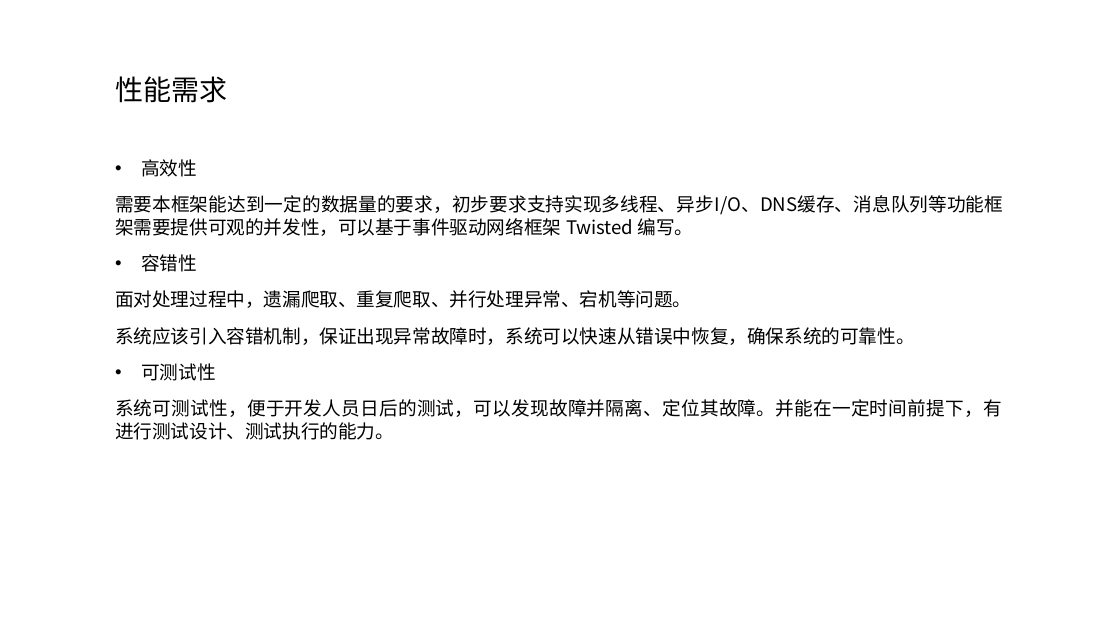
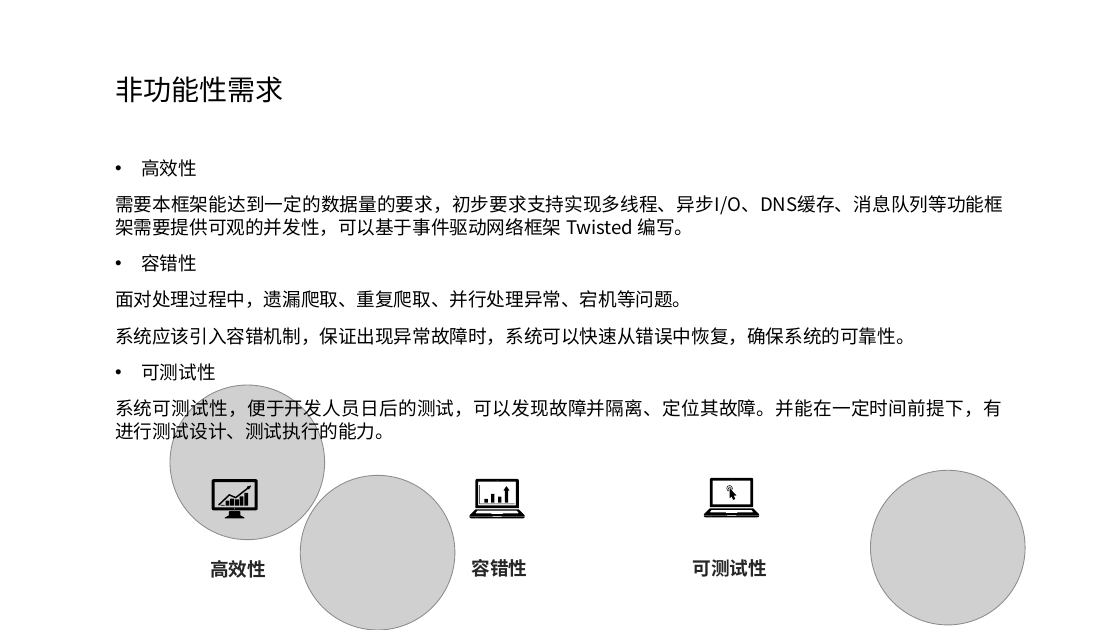
Before and after one commit to bhsei/17TeamC, a slide deck: slide 14 of 3.项目ppt/需求工作（1）.pptx. Drawn at 1120x630 pixels with LibreOffice and Linux fonts; fonts in the diff are those of the drawing; grey boxes stand for pictures; background and template pictures are left out. Boxes give left, top, right and bottom in pixels: in the first picture for what was removed or moved away, otherwise in the second. Text is boxed around its words. In the diff, an @@ line names an element or a change of style, - is before the commit and + after.

```diff
--- a/3.项目ppt/需求工作（1）.pptx
+++ b/3.项目ppt/需求工作（1）.pptx
@@ text at box(115, 76, 283, 103): text changed @@
-性能需求
+非功能性需求
@@ picture added at box(170, 385, 324, 539) @@
@@ picture added at box(300, 476, 455, 630) @@
@@ picture added at box(870, 471, 1025, 625) @@
@@ group added at box(212, 480, 258, 519): 9 freeform shapes @@
@@ group added at box(470, 479, 525, 518): 8 freeform shapes @@
@@ group added at box(704, 478, 760, 517): 6 freeform shapes @@
@@ text added at box(210, 560, 266, 578), 16 pt, text #262626, bold @@
+高效性
@@ text added at box(472, 559, 528, 577), 16 pt, text #262626, bold @@
+容错性
@@ text added at box(692, 559, 766, 577), 16 pt, text #262626, bold @@
+可测试性
```
Also in this commit, not shown: 4 other slides changed, 3 slides added, 1 slide removed, 1 other file.
